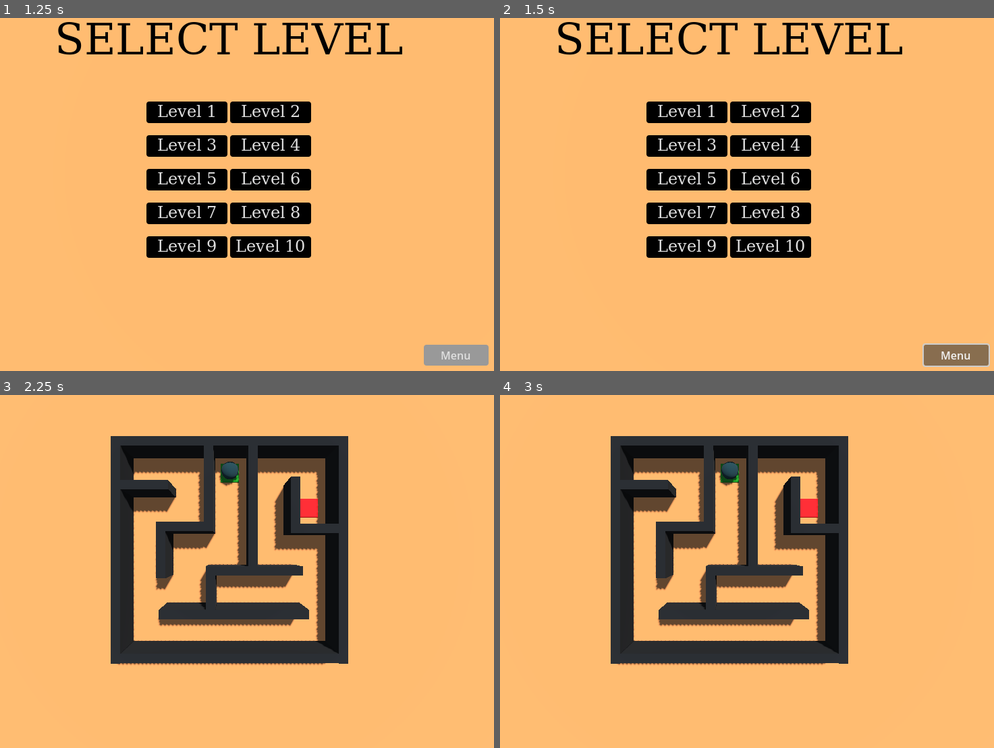
Above: before the commit, frames 1-4 (two rows, left to right).
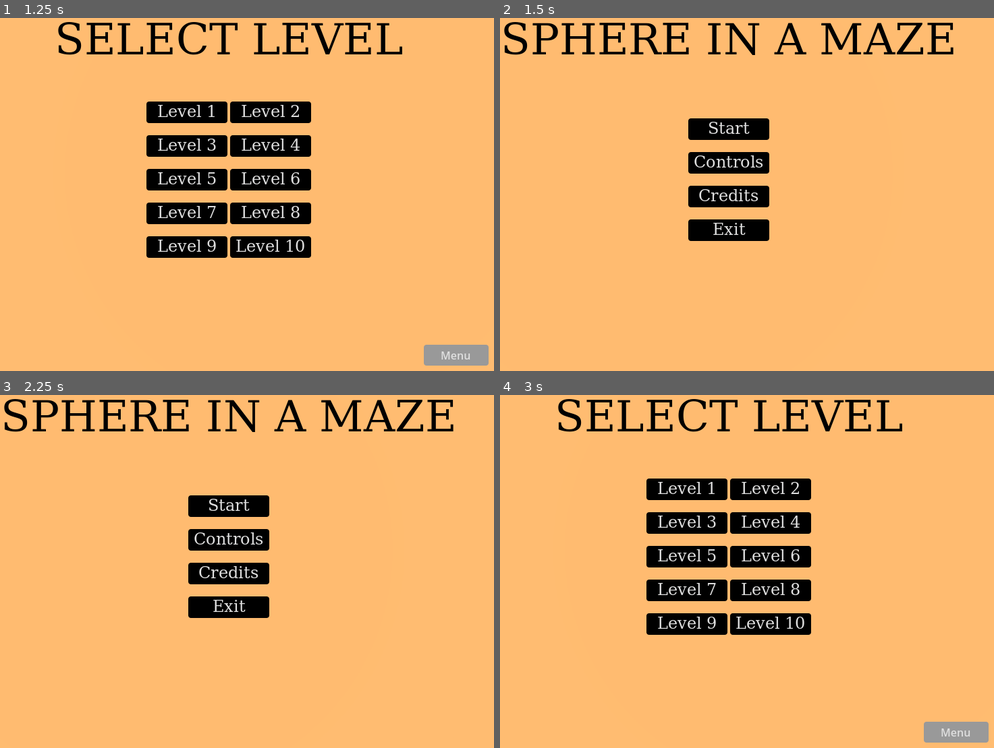
Above: after the commit, the same moments.

Repository: tautminas/sphere-in-a-maze
Game: Godot game, scene res://Menu/main_menu.tscn
Two runs of this game, one before a commit and one after it. Both use one fixed random seed, a clock stepped at 60 frames per second and the inputs below.
Inputs (mouse positions are in pixels of both pictures, inside the frame that each line leads up to):
- Up to frame 1 (1.25 s): click "Start" at 0.5 s
- Up to frame 2 (1.5 s): click "Menu" at 1.25 s
- Up to frame 3 (2.25 s): click (187, 490) at 2 s, where only the run before the commit has a clickable "Level 1"
- Up to frame 4 (3 s): click (727, 504) at 2.75 s, where only the run after the commit has a clickable "Start"

Frame 1 is identical in both runs. In frame 2, 15% of the frame differs, in the area x 0-100%, y 1-99%; in frame 3, 26%; in frame 4, 30%, in the area x 11-99%, y 1-99%.

Commit message:
Add functionality to menu button

Diff:
--- a/Menu/level_selection.gd
+++ b/Menu/level_selection.gd
@@ -10,6 +10,8 @@
 @onready var level_8: Button = $MarginContainer/HBoxContainer/VBoxContainer2/Level8
 @onready var level_9: Button = $MarginContainer/HBoxContainer/VBoxContainer/Level9
 @onready var level_10: Button = $MarginContainer/HBoxContainer/VBoxContainer2/Level10
+@onready var menu_button: Button = $MenuButton
+
 
 @export_file("*.tscn") var level_1_path
 @export_file("*.tscn") var level_2_path
@@ -21,6 +23,7 @@
 @export_file("*.tscn") var level_8_path
 @export_file("*.tscn") var level_9_path
 @export_file("*.tscn") var level_10_path
+@export_file("*.tscn") var menu_path
 
 # Called when the node enters the scene tree for the first time.
 func _ready() -> void:
@@ -34,6 +37,7 @@
 	level_8.button_down.connect(on_level_8_pressed)
 	level_9.button_down.connect(on_level_9_pressed)
 	level_10.button_down.connect(on_level_10_pressed)
+	menu_button.button_down.connect(on_menu_pressed)
 
 func on_level_1_pressed() -> void:
 	get_tree().change_scene_to_file(level_1_path)
@@ -64,3 +68,6 @@
 
 func on_level_10_pressed() -> void:
 	get_tree().change_scene_to_file(level_10_path)
+
+func on_menu_pressed() -> void:
+	get_tree().change_scene_to_file(menu_path)
--- a/Menu/level_selection.tscn
+++ b/Menu/level_selection.tscn
@@ -48,6 +48,7 @@
 level_8_path = "res://Level/level_8.tscn"
 level_9_path = "res://Level/level_9.tscn"
 level_10_path = "res://Level/level_10.tscn"
+menu_path = "res://Menu/main_menu.tscn"
 
 [node name="TextureRect" type="TextureRect" parent="."]
 layout_mode = 1
@@ -187,7 +188,7 @@
 theme_override_font_sizes/font_size = 24
 text = "Level 10"
 
-[node name="Button" type="Button" parent="."]
+[node name="MenuButton" type="Button" parent="."]
 layout_mode = 1
 anchors_preset = 3
 anchor_left = 1.0
